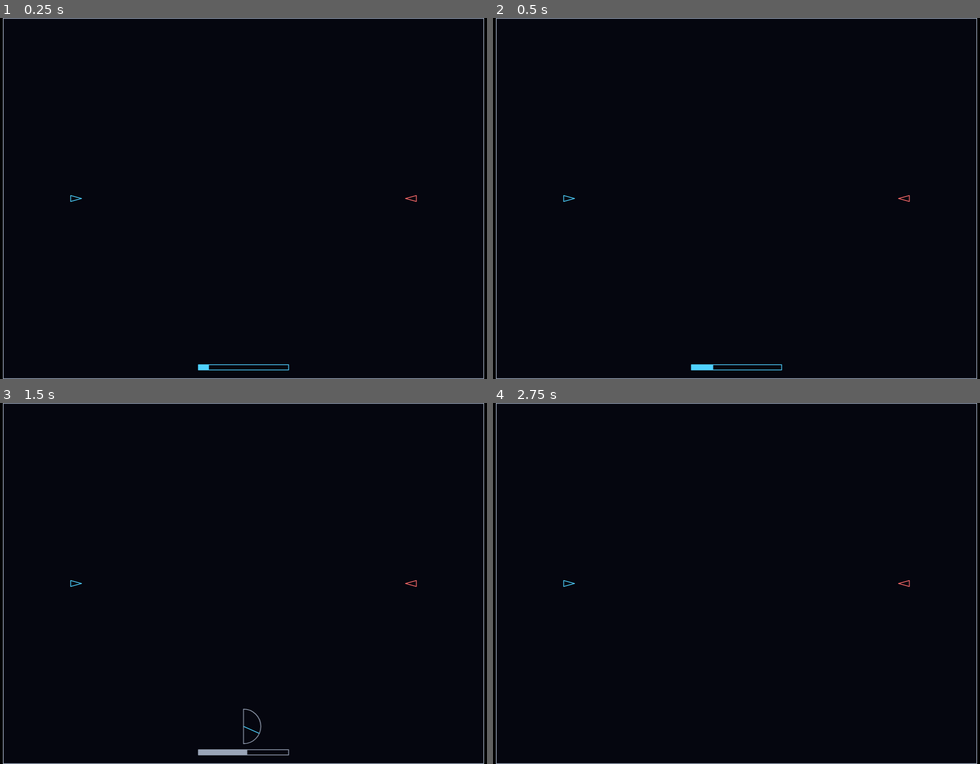
Above: before the commit, frames 1-4 (two rows, left to right).
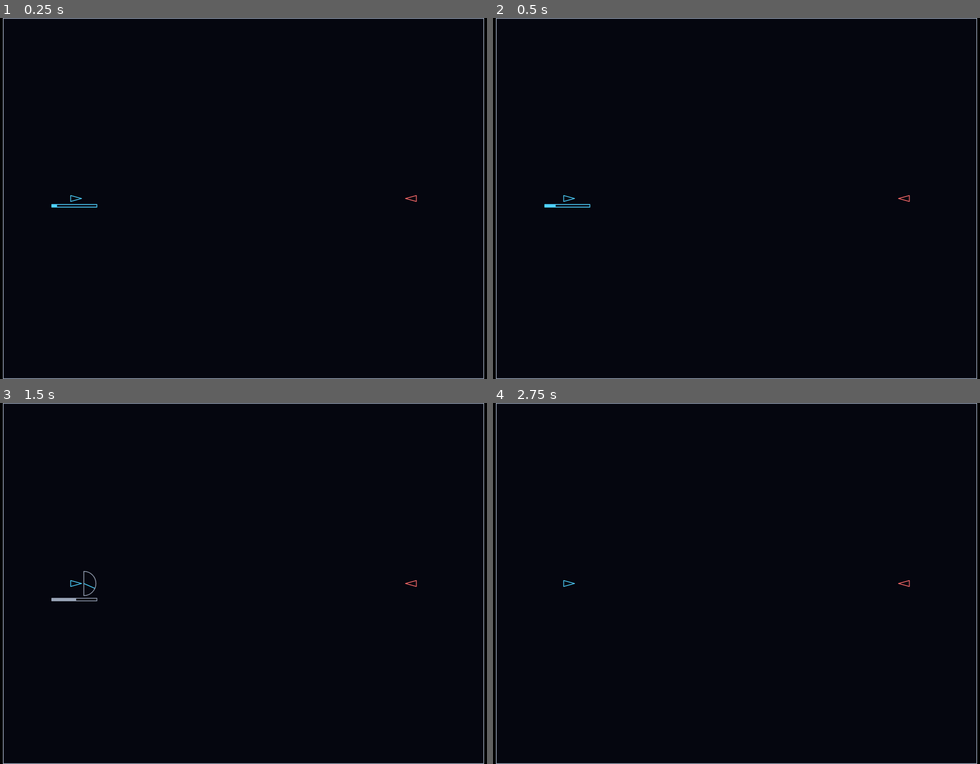
Above: after the commit, the same moments.

Repository: FeynStudio/delta_fray_the_game
Game: browser game, page index.html
Two runs of this game, one before a commit and one after it. Both use one fixed random seed, a clock stepped at 60 frames per second and the inputs below.
Inputs:
- Up to frame 1 (0.25 s): no input
- Up to frame 2 (0.5 s): no input
- Up to frame 3 (1.5 s): tap Space at 1.1 s
- Up to frame 4 (2.75 s): tap Space at 1.6, 2.1, 2.6 s

The runs differ from the first frame. In frame 1, 0.2% of the frame differs, in the area x 10-60%, y 51-98%; in frame 2, 0.2%; in frame 3, 0.4%, in the area x 10-60%, y 46-98%; in frame 4, nothing differs.

Commit message:
T-002: draw gauges on the active ship (power bar 50% below, dial 70% at nose or tail)
Gauges follow the active ship's position and heading; nothing is drawn
for the other ship. Scales, gaps and edge margin live in src/config.js.
Records the human placement decision.

Co-Authored-By: Claude Opus 5.5 <noreply@anthropic.com>

Diff:
--- /dev/null
+++ b/agent-team/evidence/T-002/agent-after-ship-gauges-input-smoke.json
@@ -0,0 +1,3 @@
+{
+  "error": "browser exited early (code 0)"
+}
--- a/src/config.js
+++ b/src/config.js
@@ -12,12 +12,16 @@
   gaugePowerSweepMs: 2000, // power reading 0 -> 1 (then back) takes this long
   gaugeNeedleSweepMs: 3000, // needle crosses its whole range (-max -> +max) in this long
   gaugeNeedleMax: 90, // needle stays within -max..+max degrees: a 180-degree side
-  // Gauge drawing (src/render.js), in game units: a panel at the bottom center of the map.
+  // Gauge drawing (src/render.js), in game units. Gauges sit on the ship whose turn it is.
+  // Drawn size = base size x scale.
   gaugeBarWidth: 240,
   gaugeBarHeight: 14,
+  gaugePowerScale: 0.5,
   gaugeDialRadius: 46,
-  gaugeGap: 16, // space between the dial and the power bar
-  gaugeMargin: 24, // space between the power bar and the bottom edge
+  gaugeDialScale: 0.7,
+  gaugePowerGap: 6, // space between the ship (or the dial, if it hangs lower) and the power bar below it
+  gaugeDialGap: 4, // space between the nose (forward) or tail (backward) and the dial's flat side
+  gaugeEdgeMargin: 4, // gauges are kept at least this far inside the map edges
   gaugeLineWidth: 2,
   // Opposite sides of the map on the horizontal center line, 900 units apart, facing each other.
   spawns: [
--- a/src/render.js
+++ b/src/render.js
@@ -73,23 +73,66 @@
   });
 }
 
-// Gauge panel layout at the bottom center of the map, in game units, from config at call time.
-export function gaugeLayout() {
-  const cx = config.worldWidth / 2;
-  const barY = config.worldHeight - config.gaugeMargin - config.gaugeBarHeight;
-  return {
-    bar: { x: cx - config.gaugeBarWidth / 2, y: barY, w: config.gaugeBarWidth, h: config.gaugeBarHeight },
-    dial: { x: cx, y: barY - config.gaugeGap - config.gaugeDialRadius, r: config.gaugeDialRadius },
+const clamp = (v, lo, hi) => Math.min(Math.max(v, lo), Math.max(lo, hi));
+const rad = (deg) => (deg * Math.PI) / 180;
+
+// Lowest and highest y of a half-disc (radius r, centre y cy) whose arc faces angle a (radians).
+function halfDiscYRange(cy, r, a) {
+  const s = Math.sin(a), c = Math.abs(Math.cos(a));
+  return { top: cy - r * (s <= 0 ? 1 : c), bottom: cy + r * (s >= 0 ? 1 : c) };
+}
+
+// Gauge layout on the ship whose turn it is, in game units, from config at call time.
+// Follows the ship's current position and heading, so the gauges move with it.
+// - dial: a half-disc of fixed size (never scaled by distance) whose flat side sits just past the nose
+//   (forward) or just past the tail (backward), on the ship's long axis, arc facing away from the ship.
+// - bar: centred under the ship, just below it, or below the dial when the dial hangs lower.
+// Near a map edge both are clamped inside the map; the bar moves above the ship if it does not fit below.
+export function gaugeLayout(state) {
+  const ship = state.ships[state.turn];
+  const { backward, phase } = state.gauge;
+  const W = config.worldWidth, H = config.worldHeight, m = config.gaugeEdgeMargin;
+  const half = config.gaugeLineWidth / 2;
+  const pts = shipPoints(ship, config.shipSize, config.shipWidth);
+  const h = rad(ship.heading);
+  const fx = Math.cos(h), fy = Math.sin(h);
+
+  const r = config.gaugeDialRadius * config.gaugeDialScale;
+  const facing = rad(ship.heading + (backward ? 180 : 0));
+  const anchor = backward
+    ? { x: (pts[1].x + pts[2].x) / 2, y: (pts[1].y + pts[2].y) / 2 } // middle of the tail edge
+    : pts[0]; // nose
+  const sign = backward ? -1 : 1;
+  const push = config.gaugeDialGap + config.shipLineWidth / 2 + half;
+  const dial = {
+    x: clamp(anchor.x + sign * fx * push, m + r, W - m - r),
+    y: clamp(anchor.y + sign * fy * push, m + r, H - m - r),
+    r,
+    facing,
   };
+
+  const w = config.gaugeBarWidth * config.gaugePowerScale;
+  const bh = config.gaugeBarHeight * config.gaugePowerScale;
+  const shipEdge = config.shipLineWidth / 2 + half;
+  let below = Math.max(...pts.map((p) => p.y)) + shipEdge;
+  let above = Math.min(...pts.map((p) => p.y)) - shipEdge;
+  if (phase === 'direction') {
+    const d = halfDiscYRange(dial.y, r, facing);
+    below = Math.max(below, d.bottom + half);
+    above = Math.min(above, d.top - half);
+  }
+  let y = below + config.gaugePowerGap;
+  if (y + bh > H - m) y = above - config.gaugePowerGap - bh;
+  const bar = { x: clamp(ship.x - w / 2, m, W - m - w), y: clamp(y, m, H - m - bh), w, h: bh };
+  return { bar, dial };
 }
 
 const GAUGE_DIM = COLORS.dim;
-const rad = (deg) => (deg * Math.PI) / 180;
 
 // Power bar: fills with the reading in the power phase; shows the locked reading (dim) in the direction phase.
 export function drawPowerBar(ctx, state) {
   const { phase, power } = state.gauge;
-  const { bar } = gaugeLayout();
+  const { bar } = gaugeLayout(state);
   const color = SHIP_COLORS[state.turn % SHIP_COLORS.length];
   ctx.lineWidth = config.gaugeLineWidth;
   ctx.strokeStyle = phase === 'power' ? color : GAUGE_DIM;
@@ -98,22 +141,20 @@
   ctx.fillRect(bar.x, bar.y, bar.w * Math.min(Math.max(power, 0), 1), bar.h);
 }
 
-// Direction dial in the panel, turned to the active ship's heading so the needle points the way the
-// ship will travel. Only the active 180-degree side is drawn: around the nose (forward) or tail (backward).
-// Fixed size, never scaled by distance, and never drawn at the ship: no path or end-point preview.
+// Direction dial at the active ship: only the active 180-degree side is drawn, in front of the nose
+// (forward) or behind the tail (backward). Fixed size, never scaled by the locked distance, so it marks
+// no path or end point (docs/DESIGN.md "Do NOT Add").
 export function drawDirectionDial(ctx, state) {
-  const { needle, backward } = state.gauge;
-  const ship = state.ships[state.turn];
-  const { dial } = gaugeLayout();
-  const center = ship.heading + (backward ? 180 : 0);
-  const max = config.gaugeNeedleMax;
+  const { needle } = state.gauge;
+  const { dial } = gaugeLayout(state);
+  const max = rad(config.gaugeNeedleMax);
   ctx.lineWidth = config.gaugeLineWidth;
   ctx.strokeStyle = GAUGE_DIM;
   ctx.beginPath();
-  ctx.arc(dial.x, dial.y, dial.r, rad(center - max), rad(center + max));
+  ctx.arc(dial.x, dial.y, dial.r, dial.facing - max, dial.facing + max);
   ctx.closePath();
   ctx.stroke();
-  const a = rad(center + needle);
+  const a = dial.facing + rad(needle);
   ctx.strokeStyle = SHIP_COLORS[state.turn % SHIP_COLORS.length];
   ctx.beginPath();
   ctx.moveTo(dial.x, dial.y);
--- a/tests/render.test.js
+++ b/tests/render.test.js
@@ -62,41 +62,145 @@
   }
 });
 
-test('drawGauge only reads state and draws inside the gauge panel (no path or end-point marker)', () => {
-  const deepFreeze = (o) => {
-    if (o && typeof o === 'object') { Object.values(o).forEach(deepFreeze); Object.freeze(o); }
-    return o;
-  };
-  const { dial } = gaugeLayout();
-  const panelTop = dial.y - dial.r;
+// ---- gauges on the active ship (human decision of 2026-11-08) ----
+const deepFreeze = (o) => {
+  if (o && typeof o === 'object') { Object.values(o).forEach(deepFreeze); Object.freeze(o); }
+  return o;
+};
+const recordingCtx = (calls) => new Proxy({}, {
+  get: (t, k) => (k in t ? t[k] : (...args) => calls.push([k, ...args])),
+  set: (t, k, v) => { t[k] = v; return true; },
+});
+const drawnPoints = (calls) => calls.flatMap(([k, ...a]) => {
+  if (k === 'moveTo' || k === 'lineTo') return [{ x: a[0], y: a[1] }];
+  if (k === 'arc') return [{ x: a[0] - a[2], y: a[1] - a[2] }, { x: a[0] + a[2], y: a[1] + a[2] }];
+  if (k === 'strokeRect' || k === 'fillRect') return [{ x: a[0], y: a[1] }, { x: a[0] + a[2], y: a[1] + a[3] }];
+  return [];
+});
+const gaugeState = (turn, gauge, ships) => {
   const base = createInitialState();
-  const cases = [
-    { phase: 'power', power: 0.6 },
-    { phase: 'direction', power: 0.6, distance: 0.6 * config.maxMove, needle: 30, backward: false },
-    { phase: 'direction', power: 1, distance: config.maxMove, needle: -90, backward: true },
-  ];
+  return deepFreeze({ ...base, turn, ships: ships ?? base.ships, gauge: { ...base.gauge, ...gauge } });
+};
+const dialR = () => config.gaugeDialRadius * config.gaugeDialScale;
+// Farthest any gauge part may reach from the active ship's centre.
+const reach = () => config.shipSize + config.gaugeDialGap + config.gaugeLineWidth + 2 * dialR()
+  + config.gaugePowerGap
+  + Math.hypot((config.gaugeBarWidth * config.gaugePowerScale) / 2, config.gaugeBarHeight * config.gaugePowerScale);
+const CASES = [
+  { phase: 'power', power: 0.6 },
+  { phase: 'direction', power: 0.6, distance: 0.6 * config.maxMove, needle: 30, backward: false },
+  { phase: 'direction', power: 1, distance: config.maxMove, needle: -90, backward: true },
+];
+const testShips = (x, y, heading) => [{ x, y, heading, alive: true }, { x: 1000, y: 800, heading: 180, alive: true }];
+
+test('drawGauge only reads state and draws only around the active ship', () => {
   for (const turn of [0, 1]) {
-    for (const g of cases) {
-      const state = deepFreeze({ ...structuredClone(base), turn, gauge: { ...base.gauge, ...g } });
+    for (const g of CASES) {
+      const state = gaugeState(turn, g);
       const before = structuredClone(state);
       const calls = [];
-      const ctx = new Proxy({}, {
-        get: (t, k) => (k in t ? t[k] : (...args) => calls.push([k, ...args])),
-        set: (t, k, v) => { t[k] = v; return true; },
-      });
-      drawGauge(ctx, state);
+      drawGauge(recordingCtx(calls), state);
       assert.deepEqual(state, before, 'state unchanged');
-      assert.ok(calls.some(([k]) => k === 'stroke' || k === 'strokeRect'), `${g.phase}: something is drawn`);
-      for (const [k, x, y] of calls) {
-        if (['moveTo', 'lineTo', 'arc', 'fillRect', 'strokeRect'].includes(k)) {
-          assert.ok(y >= panelTop - 1e-9 && y <= H, `${k} at y ${y} is outside the gauge panel`);
-          assert.ok(x >= 0 && x <= W, `${k} at x ${x} is outside the map`);
+      const pts = drawnPoints(calls);
+      assert.ok(pts.length > 0, `${g.phase}: something is drawn`);
+      const me = state.ships[turn], other = state.ships[1 - turn];
+      for (const p of pts) {
+        const dMe = Math.hypot(p.x - me.x, p.y - me.y);
+        assert.ok(dMe <= reach(), `turn ${turn} ${g.phase}: point ${p.x},${p.y} is ${dMe} from the active ship`);
+        assert.ok(dMe < Math.hypot(p.x - other.x, p.y - other.y), 'nothing drawn at the inactive ship');
+      }
+    }
+  }
+  const calls = [];
+  drawGauge(recordingCtx(calls), gaugeState(0, { phase: 'moving' }));
+  assert.equal(calls.length, 0, 'nothing drawn in the moving phase');
+});
+
+test('gauges are scaled: power bar 50% and dial 70% of their base size (read from config)', () => {
+  const { bar, dial } = gaugeLayout(gaugeState(0, { phase: 'direction' }));
+  assert.ok(Math.abs(bar.w - config.gaugeBarWidth * config.gaugePowerScale) < 1e-9);
+  assert.ok(Math.abs(bar.h - config.gaugeBarHeight * config.gaugePowerScale) < 1e-9);
+  assert.ok(Math.abs(dial.r - config.gaugeDialRadius * config.gaugeDialScale) < 1e-9);
+  assert.equal(config.gaugePowerScale, 0.5);
+  assert.equal(config.gaugeDialScale, 0.7);
+});
+
+test('power bar sits just below the active ship, centred on it', () => {
+  for (const turn of [0, 1]) {
+    const state = gaugeState(turn, { phase: 'power' });
+    const ship = state.ships[turn];
+    const { bar } = gaugeLayout(state);
+    const lowest = Math.max(...shipPoints(ship, config.shipSize, config.shipWidth).map((p) => p.y));
+    assert.ok(bar.y > lowest, 'below the ship');
+    assert.ok(bar.y - lowest <= config.gaugePowerGap + config.shipLineWidth + config.gaugeLineWidth, 'right below');
+    assert.ok(Math.abs(bar.x + bar.w / 2 - ship.x) < 1e-9, 'centred under the ship');
+  }
+});
+
+test('direction dial is on the nose side when forward and the tail side when backward, on the long axis', () => {
+  for (const heading of [0, 90, 180, 237]) {
+    const ships = testShips(640, 400, heading);
+    const s = ships[0];
+    const fx = Math.cos((heading * Math.PI) / 180), fy = Math.sin((heading * Math.PI) / 180);
+    const [tip, b1, b2] = shipPoints(s, config.shipSize, config.shipWidth);
+    const noseAlong = (tip.x - s.x) * fx + (tip.y - s.y) * fy;
+    const tailAlong = ((b1.x + b2.x) / 2 - s.x) * fx + ((b1.y + b2.y) / 2 - s.y) * fy;
+    for (const backward of [false, true]) {
+      const { dial } = gaugeLayout(gaugeState(0, { phase: 'direction', backward, needle: 0 }, ships));
+      const along = (dial.x - s.x) * fx + (dial.y - s.y) * fy;
+      const across = -(dial.x - s.x) * fy + (dial.y - s.y) * fx;
+      assert.ok(Math.abs(across) < 1e-9, `heading ${heading}: dial on the long axis`);
+      if (backward) assert.ok(along < tailAlong, `heading ${heading}: dial behind the tail`);
+      else assert.ok(along > noseAlong, `heading ${heading}: dial in front of the nose`);
+      assert.ok(Math.abs(along) <= config.shipSize + config.gaugeDialGap + config.gaugeLineWidth, 'right at the ship');
+    }
+  }
+});
+
+test('the dial size does not depend on the locked distance (no path preview)', () => {
+  for (const p of [0, 0.5, 1]) {
+    const calls = [];
+    drawGauge(recordingCtx(calls), gaugeState(0, { phase: 'direction', power: p, distance: p * config.maxMove, needle: 20 }));
+    const arc = calls.find(([k]) => k === 'arc');
+    const needleEnd = calls.filter(([k]) => k === 'lineTo').at(-1);
+    assert.ok(Math.abs(arc[3] - dialR()) < 1e-9, 'dial radius fixed');
+    assert.ok(Math.abs(Math.hypot(needleEnd[1] - arc[1], needleEnd[2] - arc[2]) - dialR()) < 1e-9, 'needle length fixed');
+  }
+});
+
+test('gauges follow the ship: a moved ship carries its gauges along', () => {
+  const a = gaugeLayout(gaugeState(0, { phase: 'direction' }, testShips(300, 300, 0)));
+  const b = gaugeLayout(gaugeState(0, { phase: 'direction' }, testShips(500, 350, 0)));
+  assert.ok(Math.abs(b.dial.x - a.dial.x - 200) < 1e-9 && Math.abs(b.dial.y - a.dial.y - 50) < 1e-9);
+  assert.ok(Math.abs(b.bar.x - a.bar.x - 200) < 1e-9 && Math.abs(b.bar.y - a.bar.y - 50) < 1e-9);
+});
+
+test('near the map edges every gauge part stays inside the map', () => {
+  const spots = [[20, 20, 225], [W - 20, H - 20, 45], [W - 20, 20, 315], [20, H - 20, 135], [W / 2, H - 20, 90]];
+  for (const [x, y, heading] of spots) {
+    for (const g of CASES) {
+      const calls = [];
+      const ships = [{ x, y, heading, alive: true }, { x: W / 2, y: H / 2, heading: 0, alive: true }];
+      drawGauge(recordingCtx(calls), gaugeState(0, g, ships));
+      for (const p of drawnPoints(calls)) {
+        assert.ok(p.x >= 0 && p.x <= W && p.y >= 0 && p.y <= H, `ship at ${x},${y}: point ${p.x},${p.y} off the map`);
+      }
+    }
+  }
+});
+
+test('the power bar does not overlap the direction dial', () => {
+  for (const heading of [0, 45, 90, 135, 180, 270]) {
+    for (const backward of [false, true]) {
+      const { bar, dial } = gaugeLayout(gaugeState(0, { phase: 'direction', backward }, testShips(640, 400, heading)));
+      // Sample the whole bar: no point may fall inside the dial's half-disc.
+      for (let i = 0; i <= 40; i++) {
+        for (let j = 0; j <= 4; j++) {
+          const dx = bar.x + (bar.w * i) / 40 - dial.x, dy = bar.y + (bar.h * j) / 4 - dial.y;
+          const inFront = dx * Math.cos(dial.facing) + dy * Math.sin(dial.facing) >= 0;
+          assert.ok(!(inFront && Math.hypot(dx, dy) < dial.r), `heading ${heading} backward ${backward}`);
         }
       }
-      if (g.phase === 'direction') assert.ok(calls.some(([k]) => k === 'arc'), 'direction dial drawn');
-    }
-  }
-  const calls = [];
-  drawGauge(new Proxy({}, { get: () => (...a) => calls.push(a) }), deepFreeze({ ...base, gauge: { ...base.gauge, phase: 'moving' } }));
-  assert.equal(calls.length, 0, 'nothing drawn in the moving phase');
-});
+    }
+  }
+});
Not shown, changed: agent-team/DECISIONS.md
Not shown, changed: agent-team/FEATURE_MAP.md
Not shown, added: agent-team/evidence/T-002/after-ship-gauges-input.log
Not shown, changed: agent-team/tasks/T-002.md
